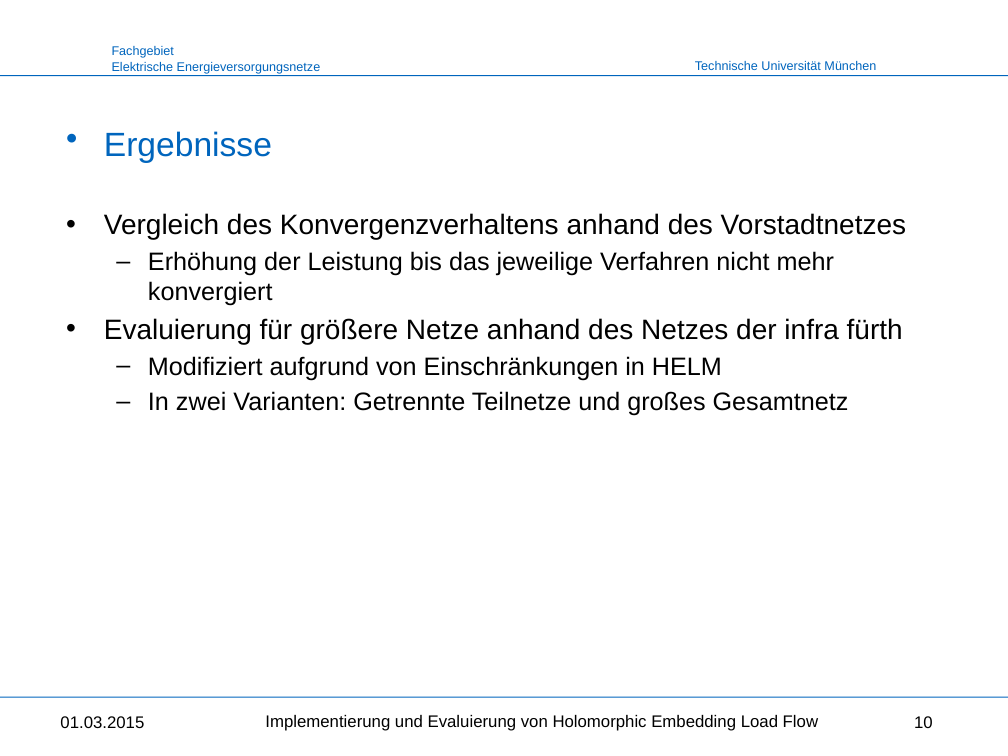
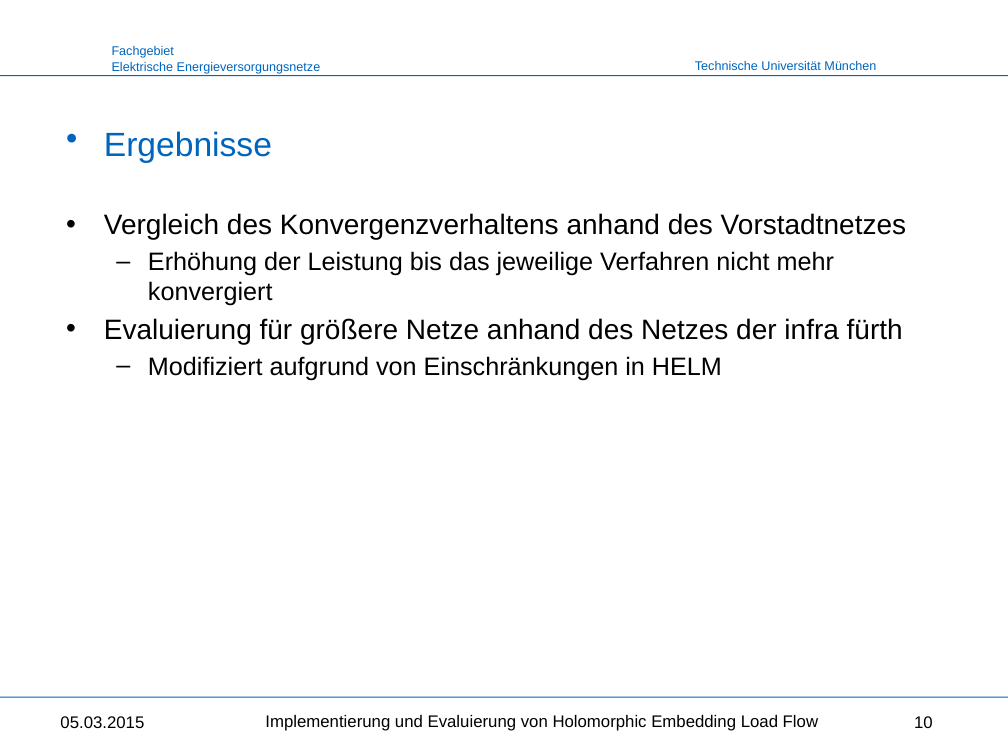
Before and after one commit to benediktibk/loadflow, a slide deck: slide 10 of documents/master_thesis/final_presentation.pptx. Drawn at 1008x756 pixels with LibreOffice and Linux fonts; fonts in the diff are those of the drawing; background and template pictures are left out. Boxes give left, top, right and bottom in pixels: in the first picture for what was removed or moved away, otherwise in the second. Text is boxed around its words. In the diff, an @@ line names an element or a change of style, - is before the commit and + after.

```diff
--- a/documents/master_thesis/final_presentation.pptx
+++ b/documents/master_thesis/final_presentation.pptx
@@ text at [148,391,849,416]: paragraph removed @@
-  – In zwei Varianten: Getrennte Teilnetze und großes Gesamtnetz
@@ text at [60,716,144,728]: text changed @@
-01.03.2015
+05.03.2015
```
Also in this commit, not shown: 15 other slides changed, 1 slide added, 1 other file.
